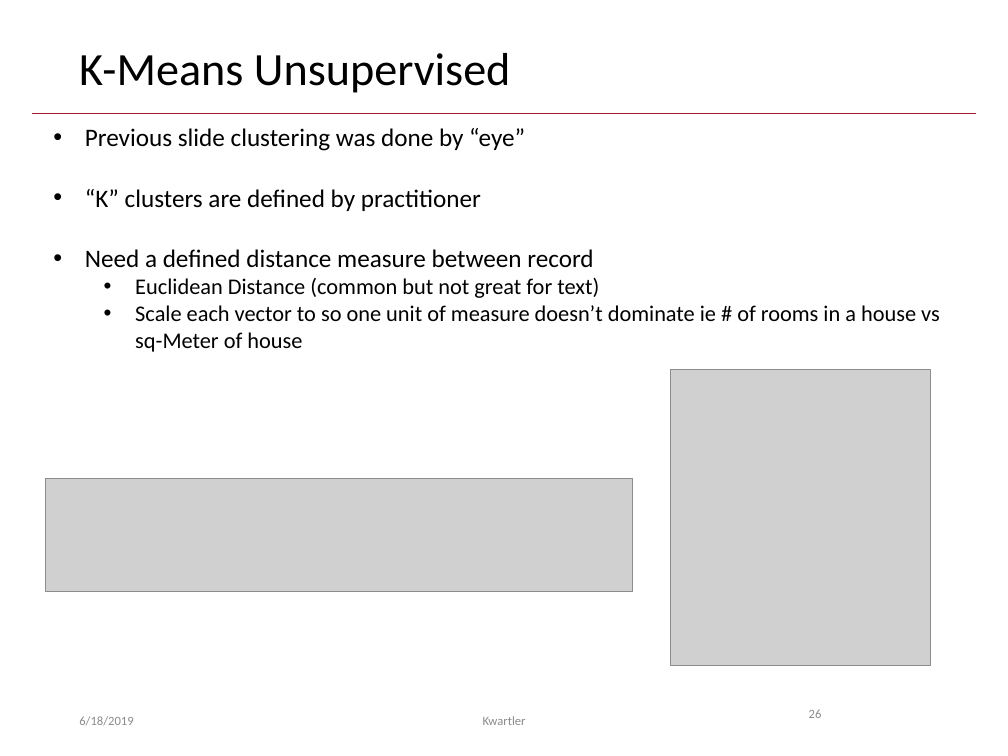
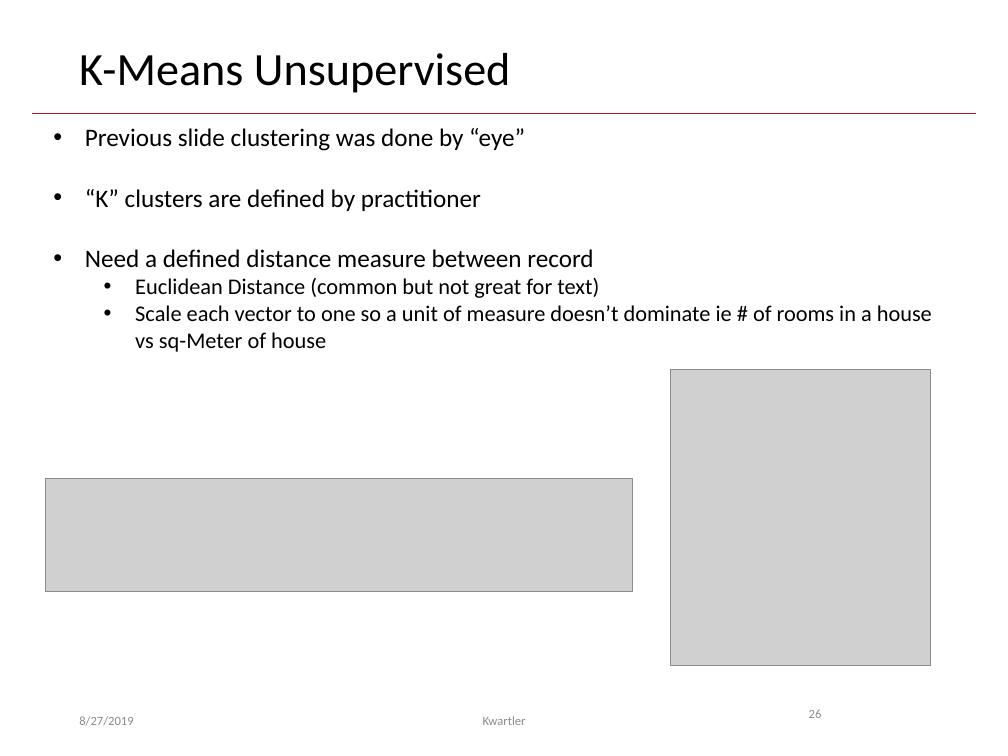
Before and after one commit to kwartler/GSERM_TextMining, a slide deck: slide 26 of C_Wednesday/GSERM_Wedsnesday_UnsupervisedApproaches.pptx. Drawn at 1008x756 pixels with LibreOffice and Linux fonts; fonts in the diff are those of the drawing; grey boxes stand for pictures; background and template pictures are left out. Boxes give left, top, right and bottom in pixels: in the first picture for what was removed or moved away, otherwise in the second. Text is boxed around its words. In the diff, an @@ line names an element or a change of style, - is before the commit and + after.

```diff
--- a/C_Wednesday/GSERM_Wedsnesday_UnsupervisedApproaches.pptx
+++ b/C_Wednesday/GSERM_Wedsnesday_UnsupervisedApproaches.pptx
@@ text at (135, 305, 932, 352): text changed @@
-  • Scale each vector to so one unit of measure doesn’t dominate ie # of rooms in a house vs sq-Meter of house
+  • Scale each vector to one so a unit of measure doesn’t dominate ie # of rooms in a house vs sq-Meter of house
@@ text at (79, 716, 133, 726): text changed @@
-6/18/2019
+8/27/2019
```
Also in this commit, not shown: 45 other slides changed, 1 slide added.
